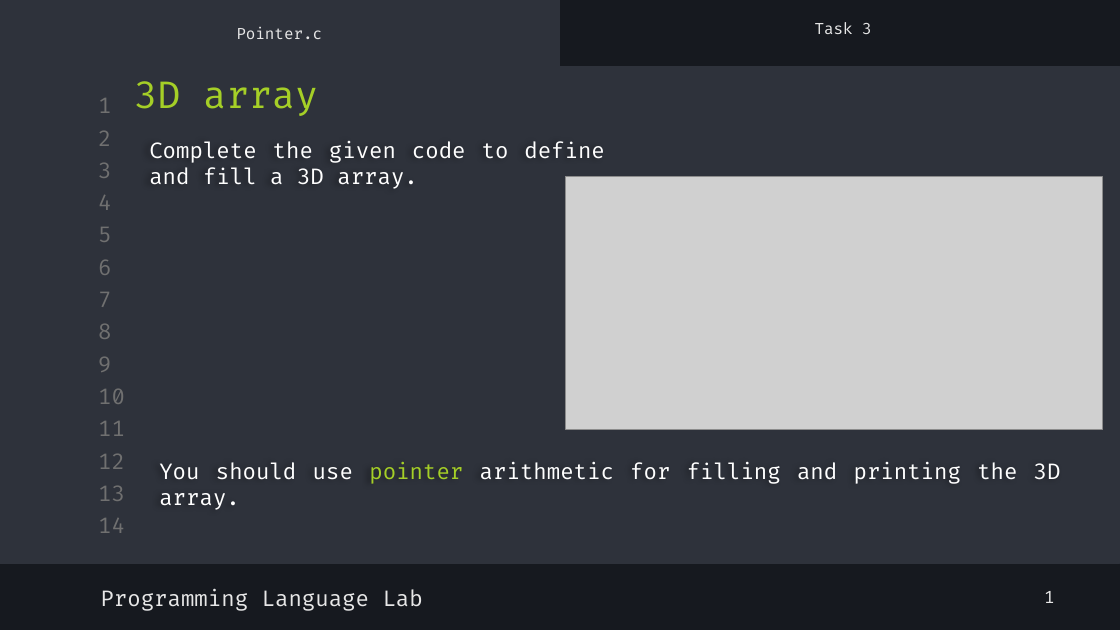
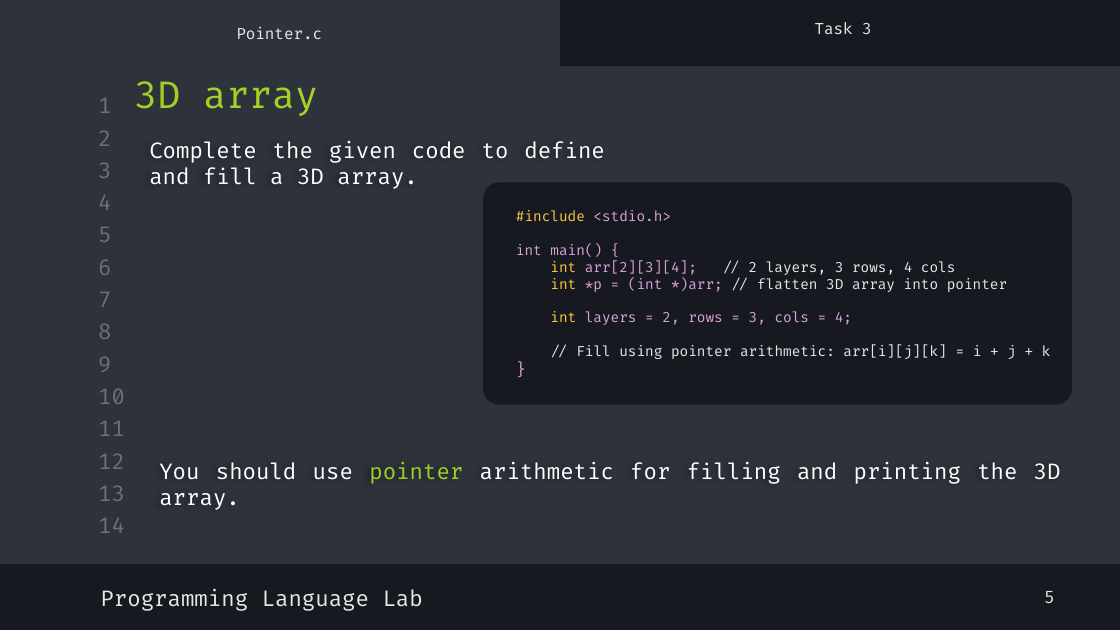
Before and after one commit to shayan-naghizadeh/C-Lab-AUT, a slide deck: slide 7 of slides/9.Pointer_2/Pointer_2.pptx. Drawn at 1120x630 pixels with LibreOffice and Linux fonts; fonts in the diff are those of the drawing; grey boxes stand for pictures. Boxes give left, top, right and bottom in pixels: in the first picture for what was removed or moved away, otherwise in the second. Text is boxed around its words. In the diff, an @@ line names an element or a change of style, - is before the commit and + after.

```diff
--- a/slides/9.Pointer_2/Pointer_2.pptx
+++ b/slides/9.Pointer_2/Pointer_2.pptx
@@ picture removed at (566, 176, 1102, 429) @@
@@ rounded rectangle added at (483, 183, 1072, 404), fill #16191F, 9 pt, text #E7E7E7 @@
+#include <stdio.h>
+int main() {
+int arr[2][3][4]; // 2 layers, 3 rows, 4 cols
+int *p = (int *)arr; // flatten 3D array into pointer
+int layers = 2, rows = 3, cols = 4;
+// Fill using pointer arithmetic: arr[i][j][k] = i + j + k
+}
@@ text at (1044, 591, 1055, 603): text changed @@
-1
+5
```
Also in this commit, not shown: 6 other slides changed, 2 slides removed, 1 other file.
